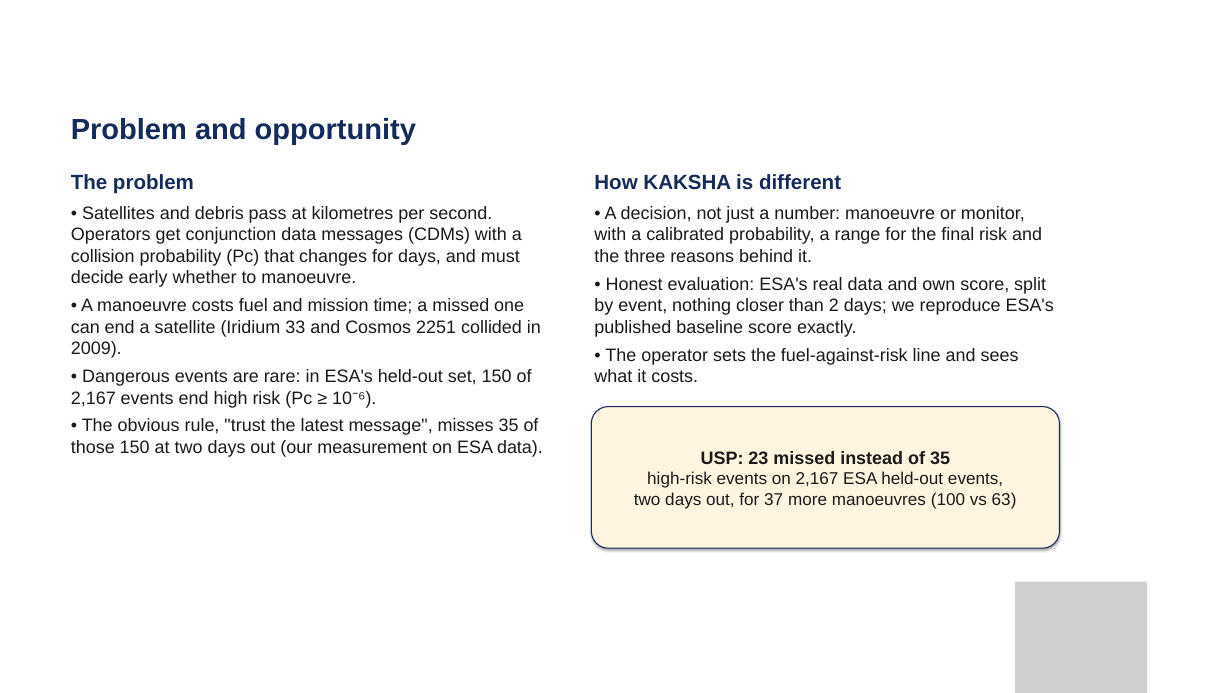
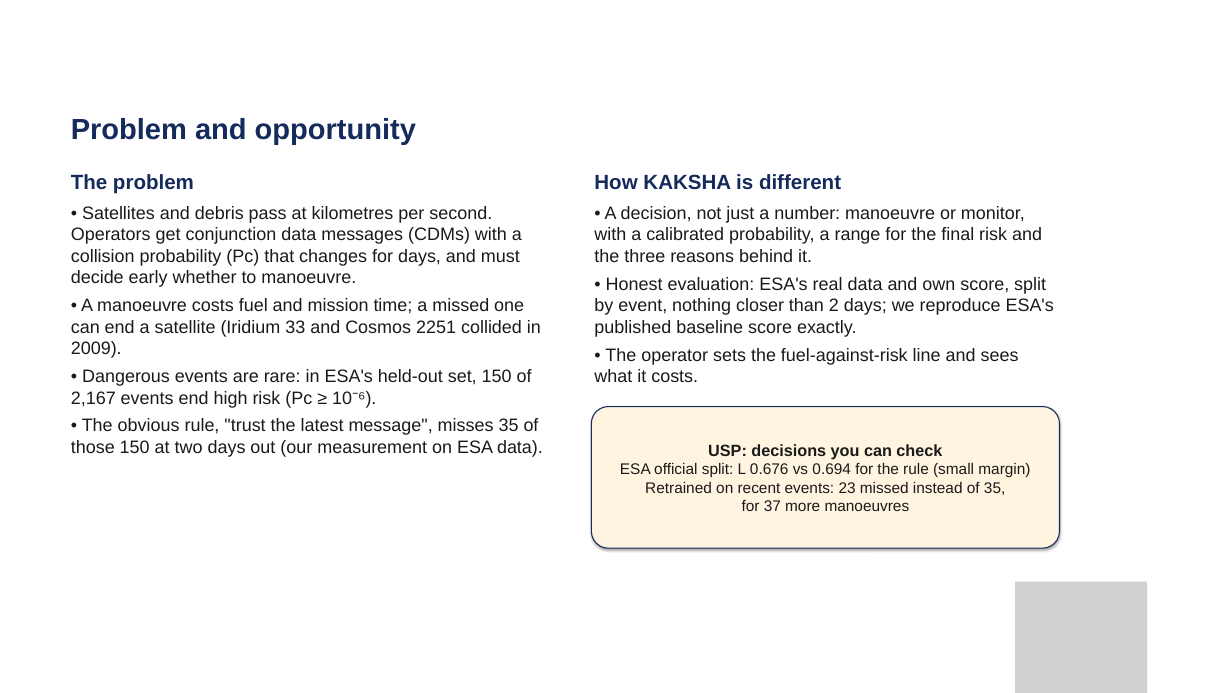
Before and after one commit to thegoodengineers/kaksha, a slide deck: slide 2 of deck/StarForge_SW5_TheGoodEngineers.pptx. Drawn at 1232x693 pixels with LibreOffice and Linux fonts; fonts in the diff are those of the drawing; grey boxes stand for pictures; background and template pictures are left out. Boxes give left, top, right and bottom in pixels: in the first picture for what was removed or moved away, otherwise in the second. Text is boxed around its words. In the diff, an @@ line names an element or a change of style, - is before the commit and + after.

Commit message:
Beat the latest-risk baseline on ESA's official split, with every test evaluation logged (#1)

```diff
--- a/deck/StarForge_SW5_TheGoodEngineers.pptx
+++ b/deck/StarForge_SW5_TheGoodEngineers.pptx
@@ text in rounded rectangle at <box>620,444,1030,511</box>: text changed; size 20 to 18 pt @@
-USP: 23 missed instead of 35
-high-risk events on 2,167 ESA held-out events,
-two days out, for 37 more manoeuvres (100 vs 63)
+USP: decisions you can check
+ESA official split: L 0.676 vs 0.694 for the rule (small margin)
+Retrained on recent events: 23 missed instead of 35,
+for 37 more manoeuvres
```
Also in this commit, not shown: 2 other slides changed, 22 other files.
